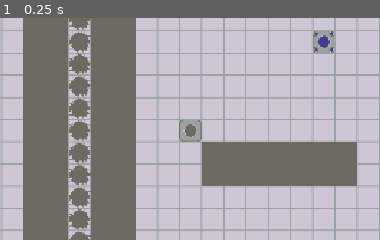
Above: before the commit, frame 1.
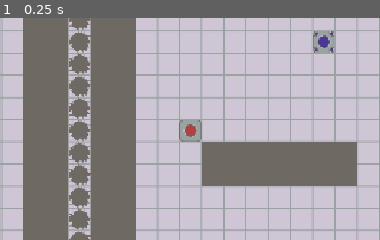
Above: after the commit, the same moment.

Repository: whitsettbe/kcol-f26-gamedevproj-cb
Game: Godot game, scene res://scenes/main.tscn
The game is run twice, just before and just after one commit, with the same random seed, the same clock (stepped at 60 frames per second) and the same inputs.
Inputs:
- Up to frame 1 (0.25 s): no input
The pictures show only the part of the screen within x 35-85%, y 17-67%; the shares and areas given below are measured in that part.

The runs differ from the first frame. In frame 1, 0.1% of the frame differs, in the area x 48-52%, y 47-54%.

Commit message:
Color-restricted block-pushing

Diff:
--- a/TornAsunder/scenes/main.tscn
+++ b/TornAsunder/scenes/main.tscn
@@ -22,20 +22,24 @@
 
 [node name="Block2" parent="." unique_id=2121153980 instance=ExtResource("1_ig7tw")]
 position = Vector2(720, 272)
+blockColor = 2
 
 [node name="Entangled1" parent="." unique_id=725656176 node_paths=PackedStringArray("partner") instance=ExtResource("1_ig7tw")]
 position = Vector2(336, 144)
 script = ExtResource("4_1bvp3")
 partner = NodePath("../Entangled2")
 blockType = 2
+blockColor = 1
 
 [node name="Entangled2" parent="." unique_id=2101799114 node_paths=PackedStringArray("partner") instance=ExtResource("1_ig7tw")]
 position = Vector2(912, 144)
 script = ExtResource("4_1bvp3")
 partner = NodePath("../Entangled1")
 blockType = 2
+blockColor = 1
 
 [node name="PlayerBlock" parent="." unique_id=157698511 instance=ExtResource("1_ig7tw")]
 position = Vector2(80, 80)
 script = ExtResource("5_tbgi4")
 blockType = 1
+blockColor = 1
--- a/TornAsunder/scripts/block.gd
+++ b/TornAsunder/scripts/block.gd
@@ -15,6 +15,8 @@
 #  (level listens to this and attaches scripts automatically)
 enum BlockType {BLOCK, PLAYER, ENTANGLED}
 @export var blockType : BlockType
+enum BlockColor {NONE, BLUE, RED}
+@export var blockColor: BlockColor
 
 # Set up raycaster to test proximal block
 @onready var ray = $RayCast2D
@@ -27,11 +29,16 @@
 func _process(delta: float) -> void:
 	pass
 
+
 # Find the complete set of objects which must move
-#  with the player.
+#  with the player, given the player color
 #
-# Return: dictionary of [intervening object] -> [is movable object type?]
-func get_all_successors(dir_vect: Vector2) -> Dictionary:
+# Return: dictionary of [intervening object] ->
+#  [is movable given the pusher?]
+func get_all_successors(
+	dir_vect: Vector2,
+	pusher_color: BlockColor
+	) -> Dictionary:
 
 	var immediate = Dictionary()
 	var total = Dictionary()
@@ -45,9 +52,10 @@
 
 	# Add successors of later blocks
 	for successor in immediate:
-		total[successor] = (successor is Block)
+		total[successor] = (successor is Block and
+				successor.blockColor in [BlockColor.NONE, pusher_color])
 		if successor is Block:
-			total.merge(successor.get_all_successors(dir_vect))
+			total.merge(successor.get_all_successors(dir_vect, pusher_color))
 
 	return total
 
--- a/TornAsunder/scripts/entangled.gd
+++ b/TornAsunder/scripts/entangled.gd
@@ -11,6 +11,8 @@
 		"{0} can't be its own partner".format([self]))
 	assert(partner.partner == self,
 		"{0} must be the partner of its partner".format([self]))
+	assert(partner.blockColor == blockColor,
+		"{0} and its partner should have the same color".format([self]))
 	super()
 
 
@@ -18,13 +20,15 @@
 #  as dictionary keys (values are "is this movable?")
 func get_all_successors(
 	dir_vect : Vector2,
+	pusher_color : Block.BlockColor,
 	as_parent : bool = true) -> Dictionary:
 
 	var out = Dictionary()
-	out.merge(super(dir_vect))
+	out.merge(super(dir_vect, pusher_color))
 	if as_parent:
-		out[partner] = true # partner had better be a block :)
-		out.merge(partner.get_all_successors(dir_vect, false))
+		out[partner] = true # partner had better be a block
+				# of the same color as this one :)
+		out.merge(partner.get_all_successors(dir_vect, pusher_color, false))
 	return out
 
 
--- a/TornAsunder/scripts/level_block_manager.gd
+++ b/TornAsunder/scripts/level_block_manager.gd
@@ -9,8 +9,8 @@
 }
 const tiles = {
 	Block.BlockType.BLOCK : Vector2i(0,0),
-	Block.BlockType.PLAYER: Vector2i(4,1),
-	Block.BlockType.ENTANGLED: Vector2i(1,1)
+	Block.BlockType.PLAYER: Vector2i(4,0),
+	Block.BlockType.ENTANGLED: Vector2i(1,0)
 }
 
 
@@ -44,12 +44,14 @@
 	for node in get_children():
 		if node is Block:
 			var blockType = node.blockType
+			var blockColor = node.blockColor
 			if node.get_script() != scripts[blockType]:
 				node.set_script(scripts[blockType])
 				node.blockType = blockType # prevent reset on script reload
 
 			node.get_node("TileMapLayer").set_cell(
-				Vector2i(0,0), 0, tiles[blockType]
+				Vector2i(0,0), 0,
+				tiles[blockType] + Vector2i(0, blockColor)
 			)
 
 
--- a/TornAsunder/scripts/player.gd
+++ b/TornAsunder/scripts/player.gd
@@ -17,7 +17,7 @@
 
 	# Compute successors
 	var dir_vect = inputs[dir] * TILE_SIZE
-	var successors = get_all_successors(dir_vect)
+	var successors = get_all_successors(dir_vect, blockColor)
 
 	# If some successor was marked unmovable, don't move
 	if false in successors.values():
Not shown, added: TornAsunder/scenes/main.tscn23904777654.tmp
